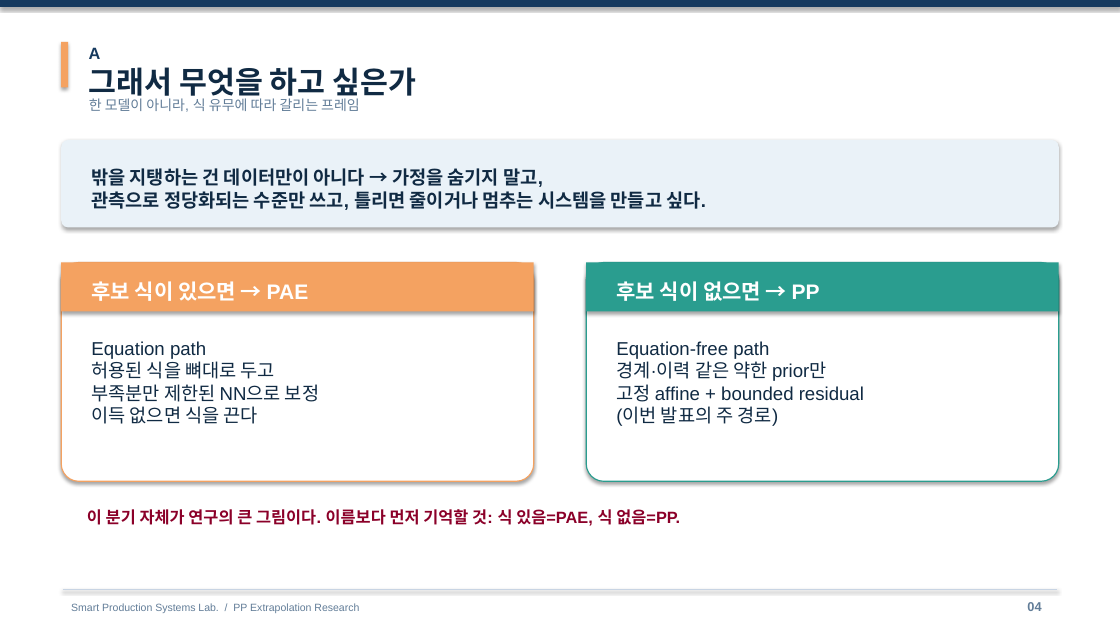
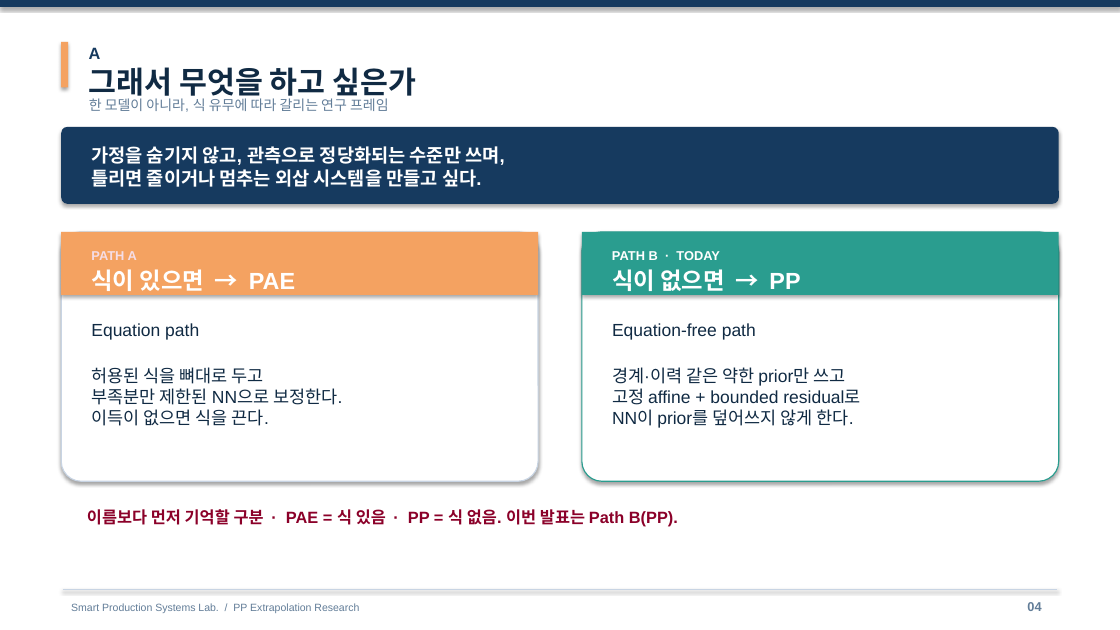
Before and after one commit to amumujs-create/pp_pae_total, a slide deck: slide 4 of output/PP_Research_Detailed_v2.pptx. Drawn at 1120x630 pixels with LibreOffice and Linux fonts; fonts in the diff are those of the drawing. Boxes give left, top, right and bottom in pixels: in the first picture for what was removed or moved away, otherwise in the second. Text is boxed around its words. In the diff, an @@ line names an element or a change of style, - is before the commit and + after.

```diff
--- a/output/PP_Research_Detailed_v2.pptx
+++ b/output/PP_Research_Detailed_v2.pptx
@@ text at (89, 98, 389, 112): text changed @@
-한 모델이 아니라, 식 유무에 따라 갈리는 프레임
+한 모델이 아니라, 식 유무에 따라 갈리는 연구 프레임
@@ rounded rectangle: place and size @@
-rounded rectangle at (61, 140, 1060, 228)
+rounded rectangle at (61, 127, 1060, 204)
@@ rounded rectangle at (61, 127, 1060, 204): fill #EAF2F8 to #163A5F @@
@@ text at (91, 146, 505, 187): text changed; text colour #102A43 to #FFFFFF @@
-밖을 지탱하는 건 데이터만이 아니다 → 가정을 숨기지 말고,
-관측으로 정당화되는 수준만 쓰고, 틀리면 줄이거나 멈추는 시스템을 만들고 싶다.
+가정을 숨기지 않고, 관측으로 정당화되는 수준만 쓰며,
+틀리면 줄이거나 멈추는 외삽 시스템을 만들고 싶다.
@@ rectangle: place and size @@
-rectangle at (61, 262, 534, 311)
+rectangle at (61, 232, 539, 295)
@@ rounded rectangle: place and size @@
-rounded rectangle at (61, 262, 534, 481)
+rounded rectangle at (61, 232, 539, 481)
@@ rounded rectangle at (61, 232, 539, 481): outline #F4A261 1 pt to #C8D4E3 1 pt @@
@@ rounded rectangle: place and size @@
-rounded rectangle at (586, 262, 1059, 481)
+rounded rectangle at (582, 232, 1060, 481)
@@ rectangle: place and size @@
-rectangle at (586, 262, 1059, 311)
+rectangle at (582, 232, 1060, 295)
@@ text at (91, 269, 295, 296): text changed; size 18 to 20 pt @@
-후보 식이 있으면 → PAE
+식이 있으면 → PAE
@@ text added at (91, 251, 137, 260), 11 pt, text #F5DDE6, bold @@
+PATH A
@@ text at (612, 269, 800, 296): text changed; size 18 to 20 pt @@
-후보 식이 없으면 → PP
+식이 없으면 → PP
@@ text added at (612, 250, 720, 263), 11 pt, text #FFFFFF, bold @@
+PATH B · TODAY
@@ text "Equation path": place and size @@
-text "Equation path" at (91, 341, 319, 424)
+text "Equation path" at (91, 323, 342, 426)
@@ text at (91, 323, 264, 384): size 16 to 15 pt in "Equation path", "허용된 식을 뼈대로 두고" @@
@@ text "Equation-free path": place and size @@
-text "Equation-free path" at (616, 341, 864, 426)
+text "Equation-free path" at (612, 323, 861, 428)
@@ text at (612, 323, 756, 340): size 16 to 15 pt in "Equation-free path" @@
@@ text at (91, 388, 342, 426): text changed; size 16 to 15 pt @@
-부족분만 제한된 NN으로 보정
-이득 없으면 식을 끈다
+부족분만 제한된 NN으로 보정한다.
+이득이 없으면 식을 끈다.
@@ text at (612, 367, 861, 428): text changed; size 16 to 15 pt @@
-경계·이력 같은 약한 prior만
-고정 affine + bounded residual
-(이번 발표의 주 경로)
+경계·이력 같은 약한 prior만 쓰고
+고정 affine + bounded residual로
+NN이 prior를 덮어쓰지 않게 한다.
@@ text at (87, 509, 678, 527): text changed @@
-이 분기 자체가 연구의 큰 그림이다. 이름보다 먼저 기억할 것: 식 있음=PAE, 식 없음=PP.
+이름보다 먼저 기억할 구분 · PAE = 식 있음 · PP = 식 없음. 이번 발표는 Path B(PP).
```
Also in this commit, not shown: 1 other slide changed, 1 other file.
